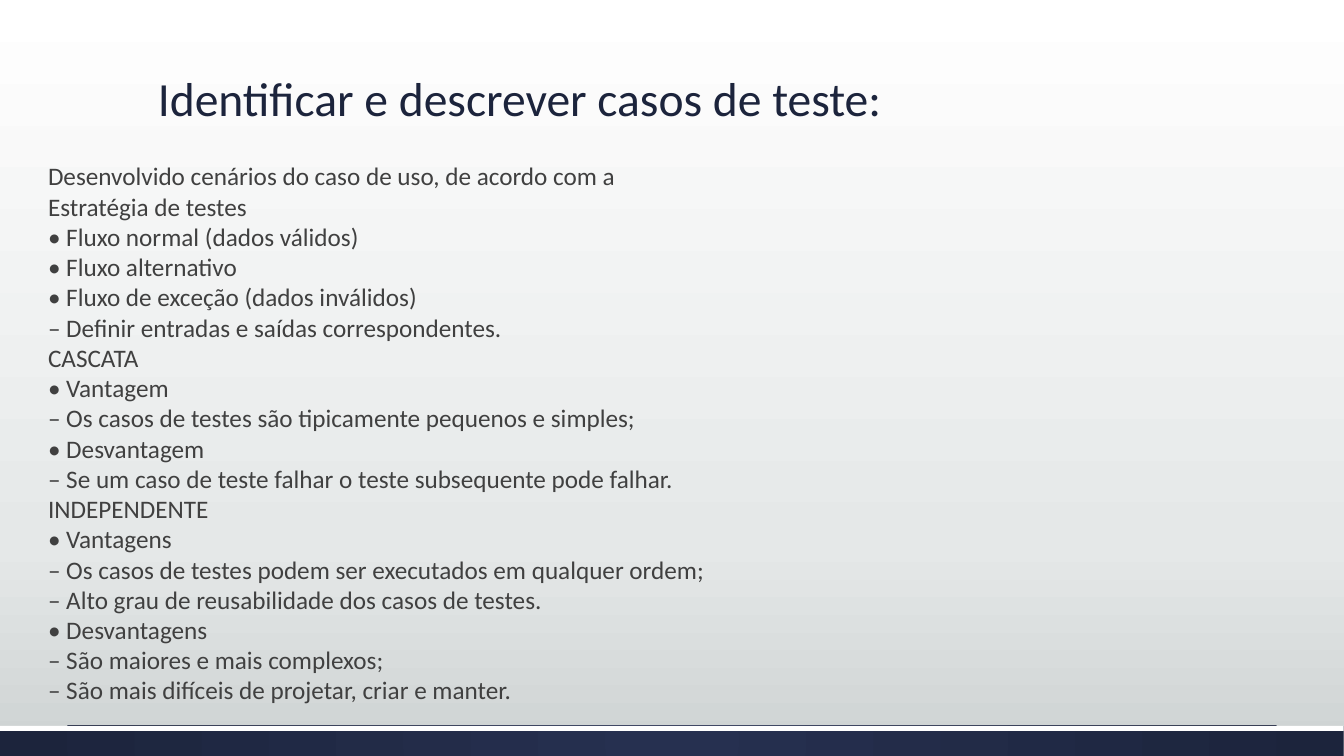
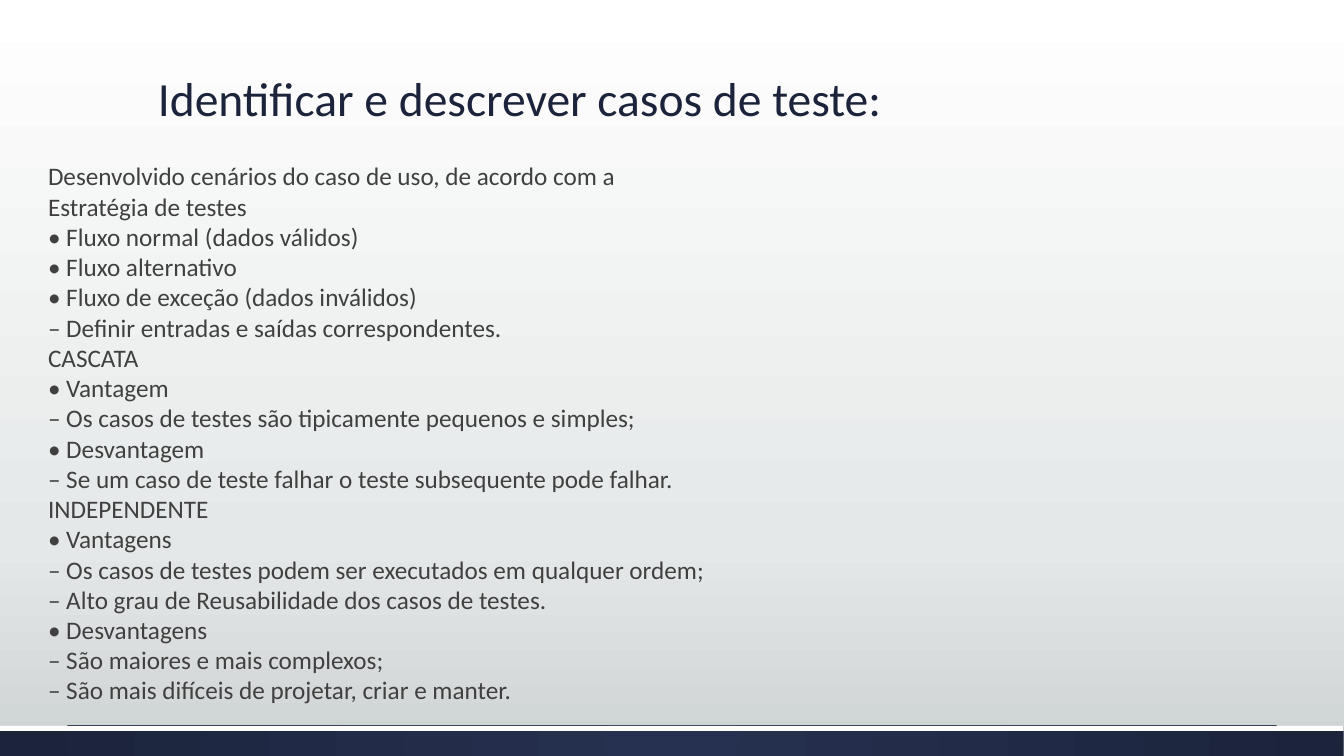
Before and after one commit to josimarpe/SIB, a slide deck: slide 16 of Requisitos/Plano de Projeto 1.pptx. Drawn at 1344x756 pixels with LibreOffice and Linux fonts; fonts in the diff are those of the drawing. Boxes give left, top, right and bottom in pixels: in the first picture for what was removed or moved away, otherwise in the second. Text is boxed around its words. In the diff, an @@ line names an element or a change of style, - is before the commit and + after.

```diff
--- a/Requisitos/Plano de Projeto 1.pptx
+++ b/Requisitos/Plano de Projeto 1.pptx
@@ text at (66,591,546,614): text changed @@
-– Alto grau de reusabilidade dos casos de testes.
+– Alto grau de Reusabilidade dos casos de testes.
```
Also in this commit, not shown: 5 other slides changed, 1 slide removed.
